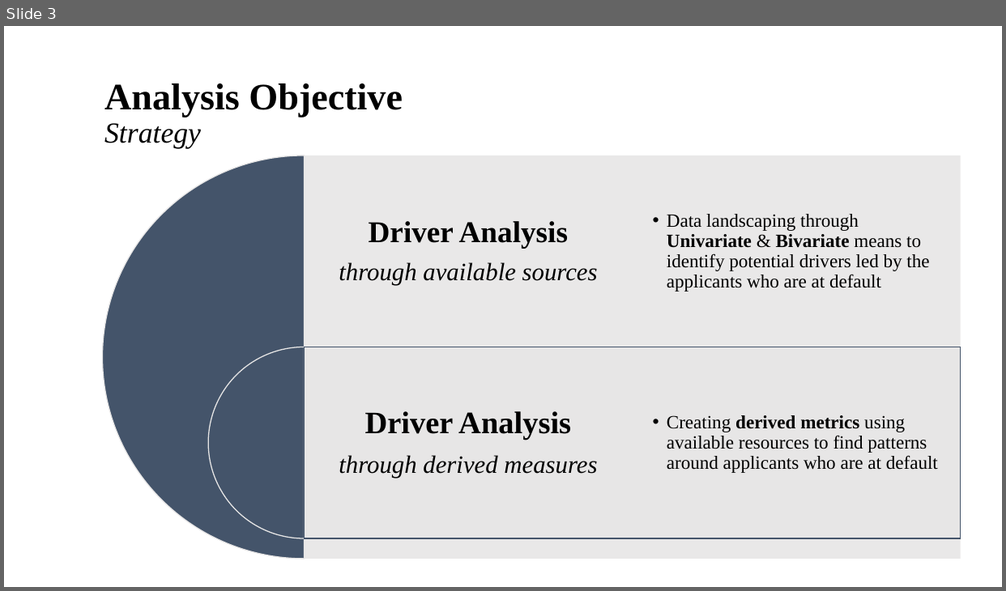
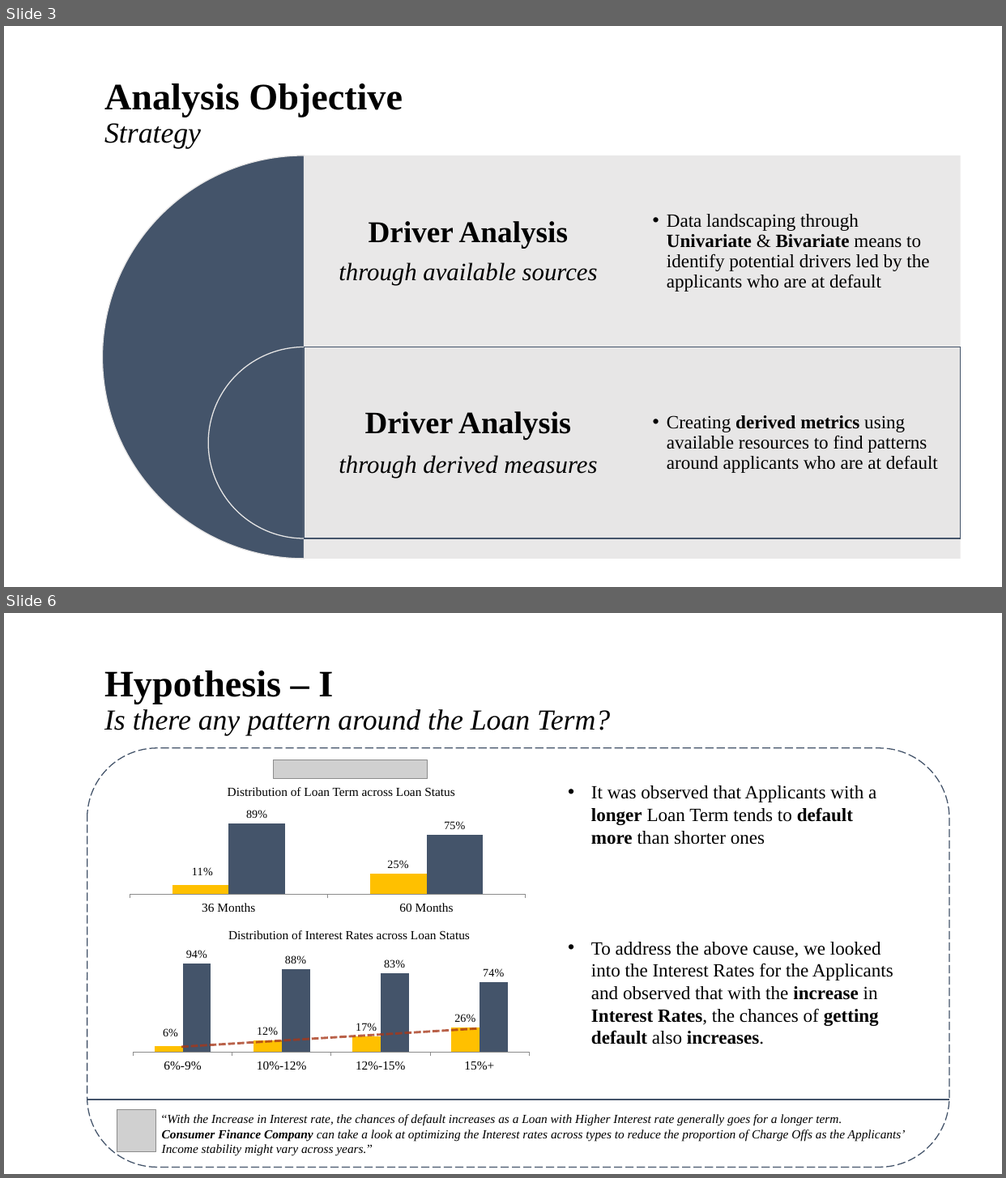
Before and after one commit to brijesh1100/P2-Gramener-Case-Study, a slide deck: Gramener_Case_Study_Presentation_SS.pptx. Shown one above the other, each under a label of ours: slide 3 before the commit, slides 3 and 6 after it; the slides between them are not shown. The pictures are 1006x591 and 1006x1178 pixels, drawn with LibreOffice and Linux fonts; fonts in the diff are those of the drawing; grey boxes stand for pictures; background and template pictures are left out. Boxes give left, top, right and bottom in pixels: in the first picture for what was removed or moved away, otherwise in the second. Text is boxed around its words. In the diff, an @@ line names an element or a change of style, - is before the commit and + after.

```diff
--- a/Gramener_Case_Study_Presentation_SS.pptx
+++ b/Gramener_Case_Study_Presentation_SS.pptx
@@ slide 6 added at box(4, 613, 1002, 1174), background #FFFFFF @@
@@ title added at box(104, 671, 610, 736), 27.9 pt, text #000000, italic @@
+Hypothesis – I
+Is there any pattern around the Loan Term?
@@ rounded rectangle added at box(87, 748, 949, 1168), outline #44546A 1 pt dashed @@
@@ column chart added at box(118, 776, 537, 922) @@
+categories: 36 Months, 60 Months
+Series 1: 0.11, 0.25
+Series 2: 0.89, 0.75
@@ picture added at box(274, 760, 428, 779) @@
@@ text added at box(228, 787, 455, 796), 12 pt, text #000000 @@
+Distribution of Loan Term across Loan Status
@@ text added at box(591, 786, 876, 845), 18 pt, text #000000 @@
+• It was observed that Applicants with a longer Loan Term tends to default more than shorter ones
@@ column chart added at box(121, 934, 540, 1080) @@
+categories: 6%-9%, 10%-12%, 12%-15%, 15%+
+Series 1: 0.06, 0.12, 0.17, 0.26
+Series 2: 0.94, 0.88, 0.83, 0.74
@@ text added at box(228, 931, 470, 939), 12 pt, text #000000 @@
+Distribution of Interest Rates across Loan Status
@@ text added at box(591, 942, 893, 1045), 18 pt, text #000000 @@
+• To address the above cause, we looked into the Interest Rates for the Applicants and observed that with the increase in Interest Rates, the chances of getting default also increases.
@@ line added from (87, 1100) to (949, 1100), #44546A 1.5 pt @@
@@ picture added at box(117, 1110, 156, 1152) @@
@@ text added at box(162, 1114, 906, 1157), 12 pt, text #000000, italic @@
+“With the Increase in Interest rate, the chances of default increases as a Loan with Higher Interest rate generally goes for a longer term.
+Consumer Finance Company can take a look at optimizing the Interest rates across types to reduce the proportion of Charge Offs as the Applicants’ Income stability might vary across years.”
```
Also in this commit, not shown: 3 slides changed, 4 other slides added.
